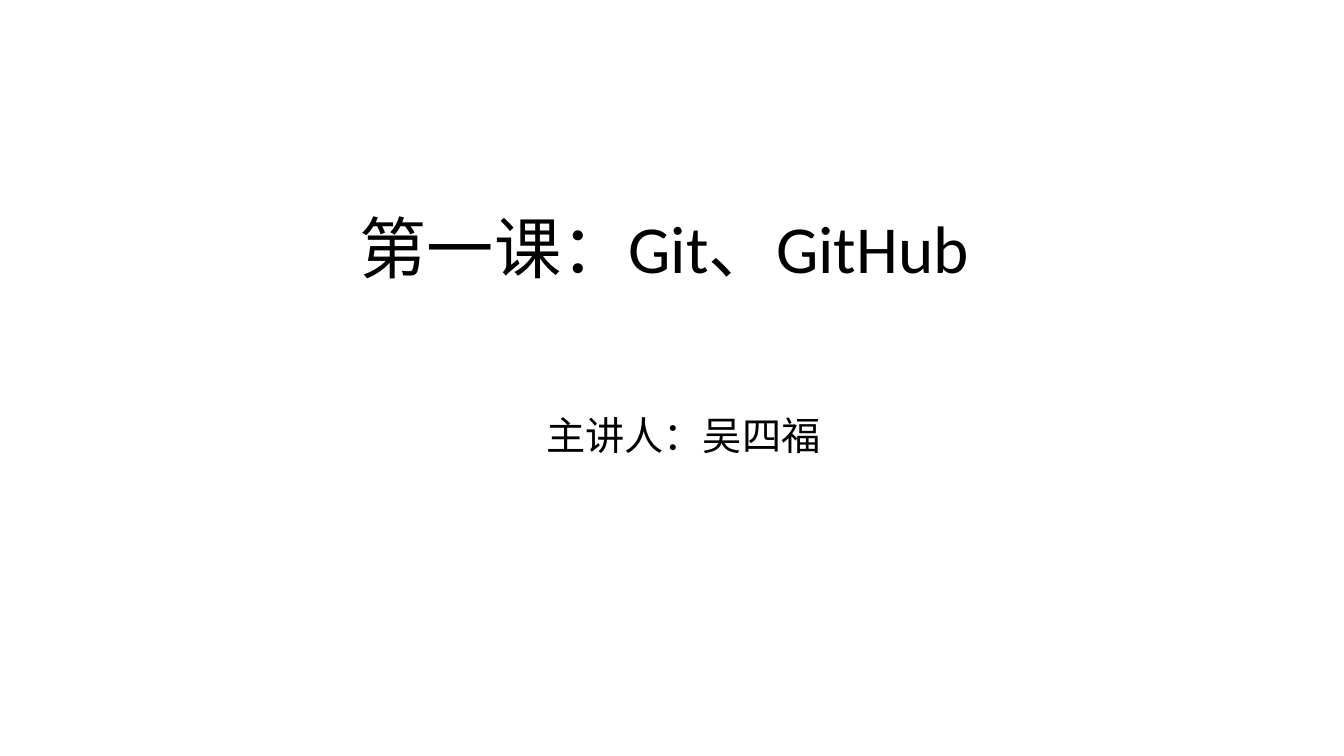
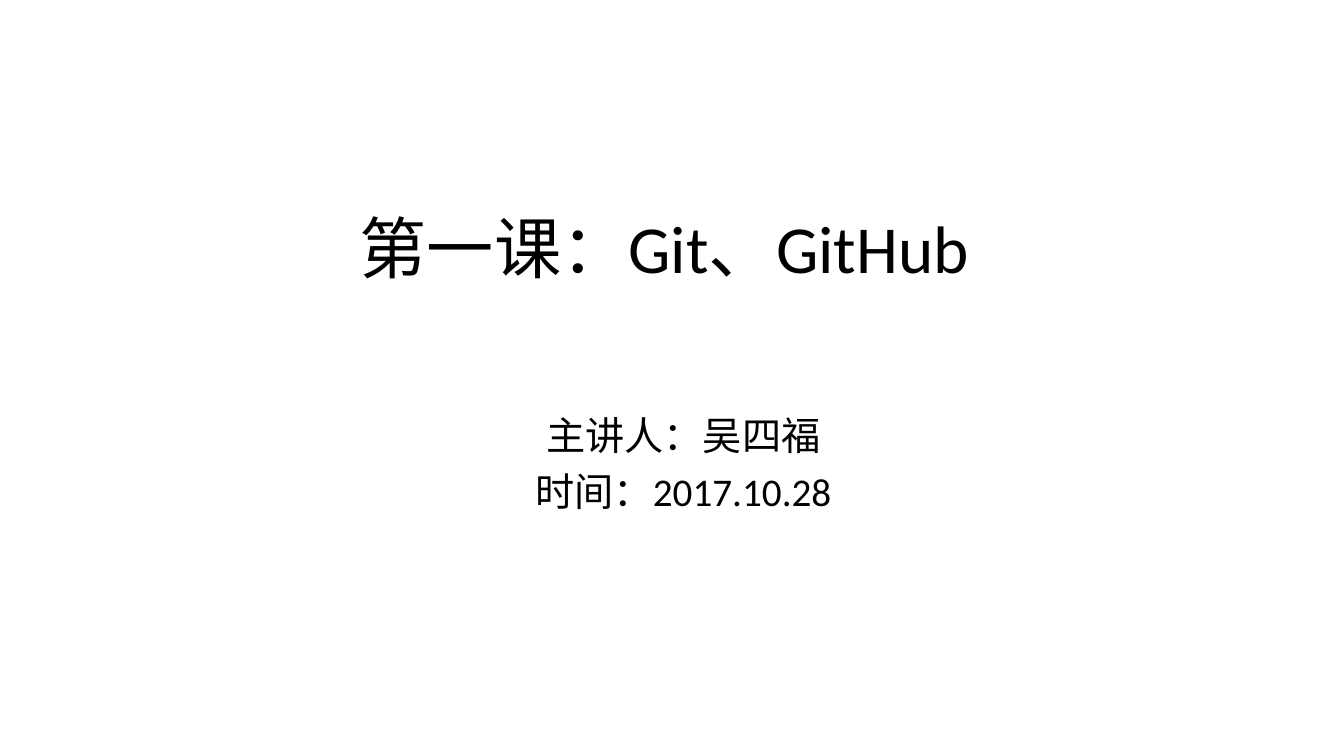
Before and after one commit to Gitsifu/GitHub-Tutorial, a slide deck: slide 1 of 第一课Git与GitHub.pptx. Drawn at 1344x756 pixels with LibreOffice and Linux fonts; fonts in the diff are those of the drawing. Boxes give left, top, right and bottom in pixels: in the first picture for what was removed or moved away, otherwise in the second. Text is boxed around its words. In the diff, an @@ line names an element or a change of style, - is before the commit and + after.

```diff
--- a/第一课Git与GitHub.pptx
+++ b/第一课Git与GitHub.pptx
@@ text at bbox=[535, 473, 831, 509]: paragraph added @@
+时间：2017.10.28
```
Also in this commit, not shown: 2 slides added, 1 slide removed.
